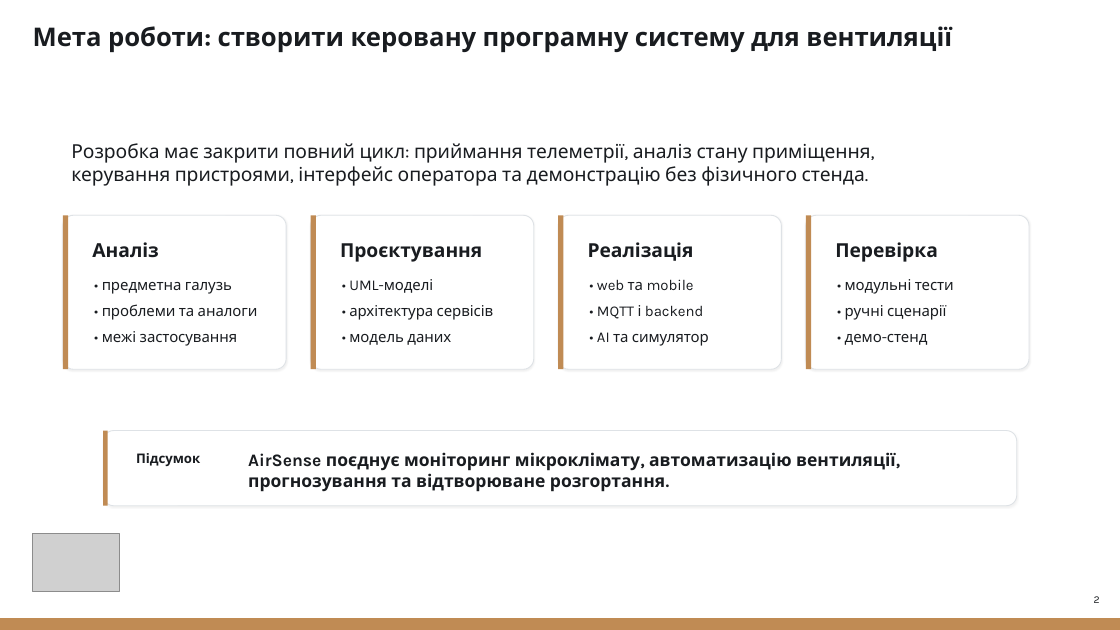
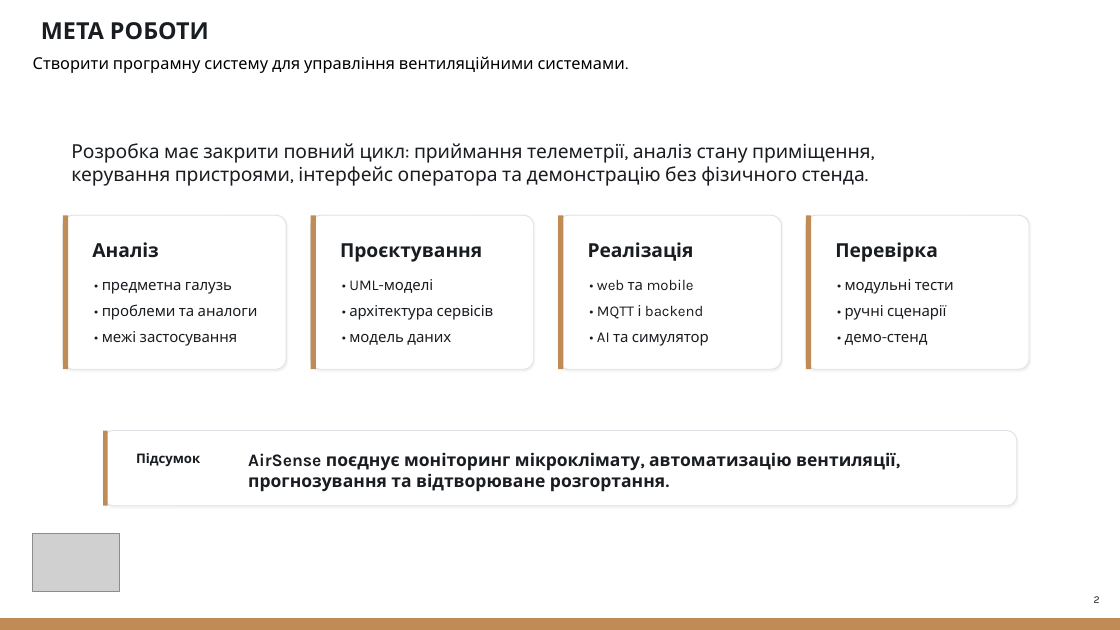
Before and after one commit to NureKhyzhniakDmytro/2026_B_PI_PZPI-22-10_Khyzhniak_D_S, a slide deck: slide 2 of 2026_Б_ПІ_ПЗПІ-22-10_Хижняк_Д_С.pptx. Drawn at 1120x630 pixels with LibreOffice and Linux fonts; fonts in the diff are those of the drawing; grey boxes stand for pictures. Boxes give left, top, right and bottom in pixels: in the first picture for what was removed or moved away, otherwise in the second. Text is boxed around its words. In the diff, an @@ line names an element or a change of style, - is before the commit and + after.

```diff
--- a/2026_Б_ПІ_ПЗПІ-22-10_Хижняк_Д_С.pptx
+++ b/2026_Б_ПІ_ПЗПІ-22-10_Хижняк_Д_С.pptx
@@ text added at [41,22,209,40], 20 pt, text #191C20, bold @@
+МЕТА РОБОТИ
@@ text at [33,56,625,73]: text changed; size 22 to 14 pt; text colour #191C20 to #000000; bold off @@
-Мета роботи: створити керовану програмну систему для вентиляції
+Створити програмну систему для управління вентиляційними системами.
```
Also in this commit, not shown: 11 other slides changed, 7 slides added, 2 slides removed.
